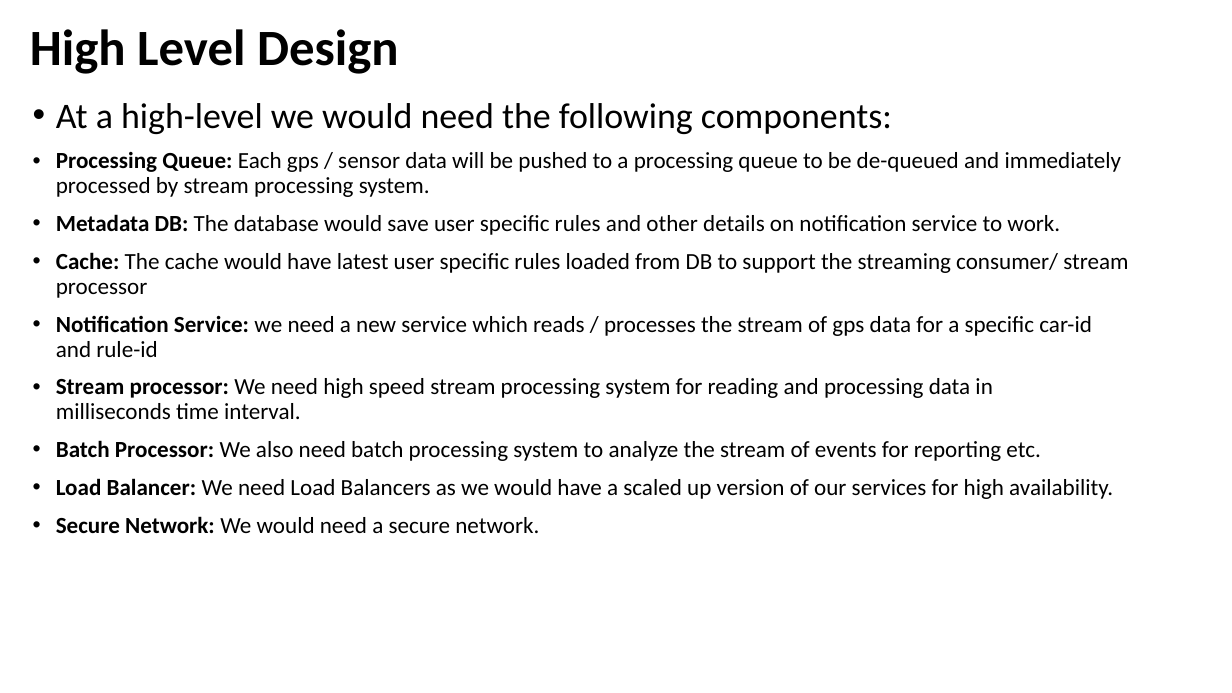
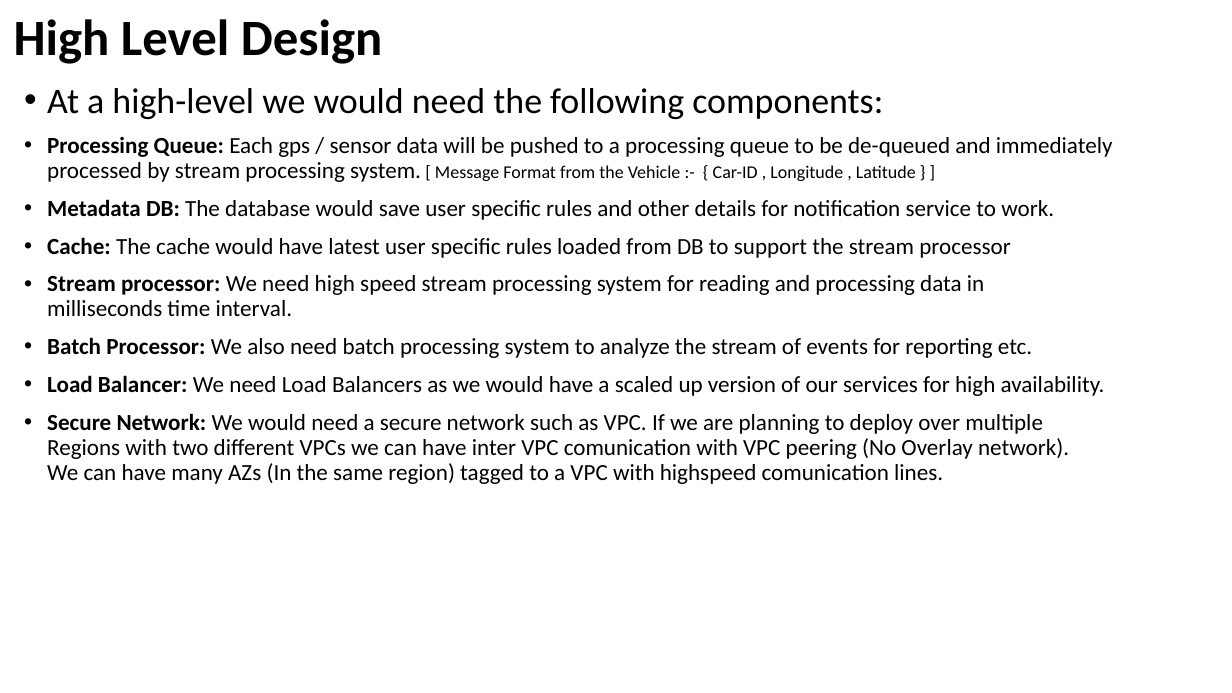
Before and after one commit to debashismohanty/crud, a slide deck: slide 6 of Presentation RMCH Unit.pptx. Drawn at 1232x693 pixels with LibreOffice and Linux fonts; fonts in the diff are those of the drawing. Boxes give left, top, right and bottom in pixels: in the first picture for what was removed or moved away, otherwise in the second. Text is boxed around its words. In the diff, an @@ line names an element or a change of style, - is before the commit and + after.

```diff
--- a/Presentation RMCH Unit.pptx
+++ b/Presentation RMCH Unit.pptx
@@ title "High Level Design" moved from (x1=30, y1=29, x2=399, y2=74) to (x1=14, y1=19, x2=383, y2=64) @@
@@ text "At a high-level we would ..." moved from (x1=56, y1=103, x2=1128, y2=533) to (x1=47, y1=88, x2=1113, y2=484) @@
@@ text at (x1=47, y1=137, x2=1113, y2=258): text changed @@
-• Processing Queue: Each gps / sensor data will be pushed to a processing queue to be de-queued and immediately processed by stream processing system.
-• Metadata DB: The database would save user specific rules and other details on notification service to work.
-• Cache: The cache would have latest user specific rules loaded from DB to support the streaming consumer/ stream processor
-• Notification Service: we need a new service which reads / processes the stream of gps data for a specific car-id and rule-id
+• Processing Queue: Each gps / sensor data will be pushed to a processing queue to be de-queued and immediately processed by stream processing system. [ Message Format from the Vehicle :- { Car-ID , Longitude , Latitude } ]
+• Metadata DB: The database would save user specific rules and other details for notification service to work.
+• Cache: The cache would have latest user specific rules loaded from DB to support the stream processor
@@ text at (x1=47, y1=413, x2=1069, y2=484): text changed @@
-• Secure Network: We would need a secure network.
+• Secure Network: We would need a secure network such as VPC. If we are planning to deploy over multiple Regions with two different VPCs we can have inter VPC comunication with VPC peering (No Overlay network).
+  We can have many AZs (In the same region) tagged to a VPC with highspeed comunication lines.
```
Also in this commit, not shown: 8 other slides changed, 4 slides added.
